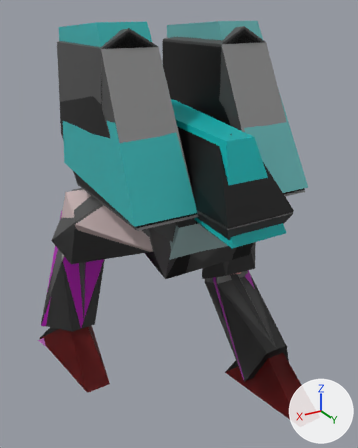
A saved change to the glTF model base/kn_apoc.glb.
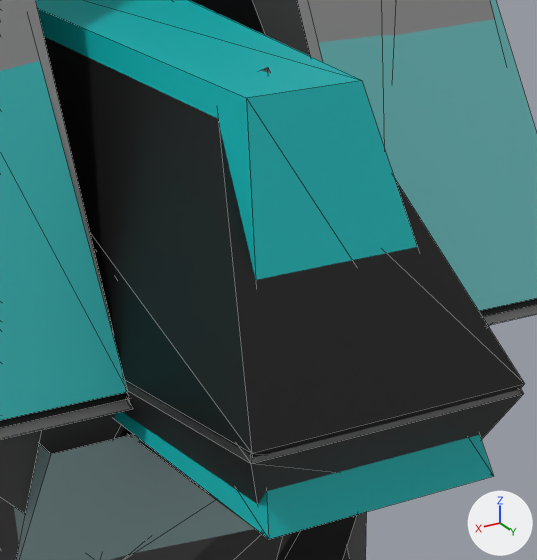
Each version is shown whole from a camera (50 mm lens) standing at (6.81, 10.78, 11.36) and looking at (-0.12, -0.79, 5.58), then close up on the part from 47% to 83% of the width and 26% to 57% of the height. The axes (+X, +Y, +Z) are drawn at lower right. The lights are the same throughout. The last two pictures show the newer version. The close-ups show mesh edges as thin lines. Where no turn or scale is listed for an object, it has been applied to the vertices.

Script lines for the objects in view, before the commit:
```python
me_pelvis = bpy.data.meshes.new('Pelvis')
me_pelvis.from_pydata(...)  # 8 vertices, 10 faces; spans x -1.45..1.37, y -1.48..1.68, z -0.97..1.07
me_pelvis.materials.append(mat_kn_apoc_10)  # grey #96b2b2
me_pelvis2 = bpy.data.meshes.new('Pelvis2')
me_pelvis2.from_pydata(...)  # 8 vertices, 10 faces; spans x -1.49..1.41, y -1.49..1.65, z -1.15..1.08
# faces by material slot: [2, 8]
me_pelvis2.materials.append(mat_kn_apoc_2)  # black #1a1a1a
me_pelvis2.materials.append(mat_kn_apoc_16)  # dark grey #4b4b4b
ob_cockpit = bpy.data.objects.new('cockpit', None)
ob_cockpit.parent = ob_basea1
ob_cockpit.location = (0.0, 2.351, 1.348)
ob_pelvis = bpy.data.objects.new('Pelvis', me_pelvis)
ob_pelvis.location = (-0.181, -0.291, 5.916)
ob_pelvis2 = bpy.data.objects.new('Pelvis2', me_pelvis2)
ob_pelvis2.parent = ob_basec16x0
ob_pelvis2.location = (-0.00589, -0.00846, -0.00499)
ob_pelvis2.rotation_euler = (0.0, -0.0349, 0.0)  # degrees (0, -2, 0)
# also in view: 'Left_PodA3' at (-1.93, -0.95, 8.7); 'head0' at (-0.19, 0.3, 7.64); 'Left_Leg2' at (-2.41, -1.22, 4.65); 'Pelvis3' at (-0.23, -0.21, 5.88); 'Right_PodA4' at (1.56, -0.6, 8.92)
```
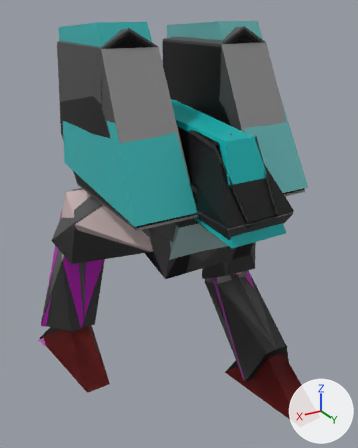
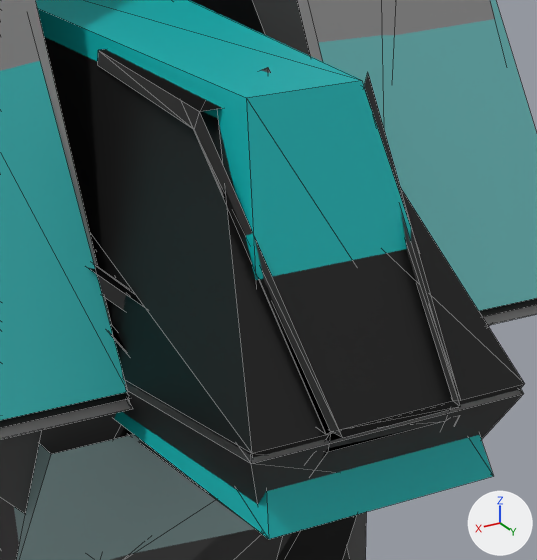
Where the change shows, as pixel boxes [x1, y1, x2, y2] in the close-ups (537 x 560 px):
'cockpit', now drawn
    after: [89, 49, 461, 461]

The change, as a diff of the scene's bpy script:
```diff
--- a/base/kn_apoc.glb.py
+++ b/base/kn_apoc.glb.py
@@ mat_kn_apoc_3 @@
+mat_kn_apoc_3 = principled_material('kn_apoc.3')
+mat_kn_apoc_3.base_color = (0.445, 0.445, 0.445)  # grey #b2b2b2
@@ me_cockpit @@
+me_cockpit.from_pydata(...)  # 40 vertices, 48 faces; spans x -1.12..1.1, y -1.55..0.81, z -0.87..1.41
+me_cockpit.materials.append(mat_kn_apoc_3)  # grey #b2b2b2
@@ ob_cockpit @@
-ob_cockpit = bpy.data.objects.new('cockpit', None)
+ob_cockpit = bpy.data.objects.new('cockpit', me_cockpit)
 ob_cockpit.parent = ob_basea1
```
